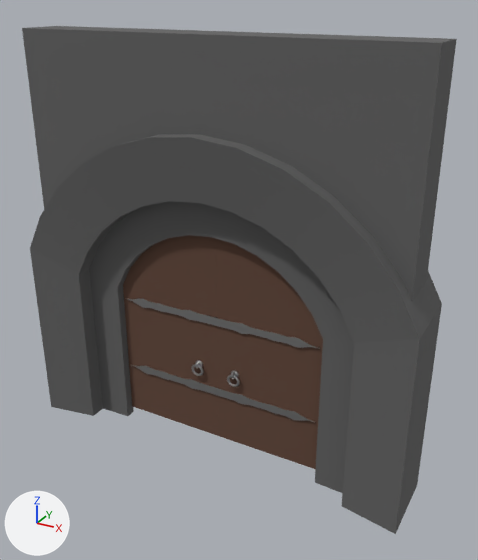
The glTF model DungeonGame/res/entity/object/door/double_door.gltf: old version first, new version second.
Camera for both pictures: a camera (50 mm lens) standing at (6.25, -10.43, 9.09) and looking at (0.46, 0.1, 3.83). Lighting does not change. The marker at lower left points along +X, +Y and +Z. Where no turn or scale is listed for an object, it has been applied to the vertices.

Names of what the first picture shows: 'Door.002', 'Door.005', 'Frame'.
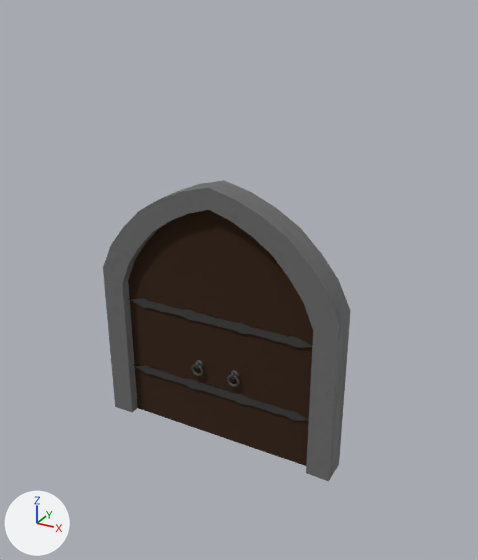
The newer file is also rescaled (x0.525) as a whole; pictures and numbers use the older file's frame.

The change, as a diff of the scene's bpy script:
```diff
--- a/DungeonGame/res/entity/object/door/double_door.gltf.py
+++ b/DungeonGame/res/entity/object/door/double_door.gltf.py
@@ img_gate_frame_roughness_png_001 @@
+img_gate_frame_roughness_png_001 = load_image('gate_frame_roughness.png.001', '../exit/gate_frame_roughness.png', 256, 256, 'Non-Color')
@@ mat_material @@
 mat_material = principled_material('Material')
-mat_material.base_color = (0.119, 0.0597, 0.0388)  # brown #614537
+mat_material.base_color = (0.0299, 0.00917, 0.0)  # brown #301800
 mat_material.roughness = 1.0
@@ mat_knob @@
 mat_knob = principled_material('Knob')
-mat_knob.base_color = (0.467, 0.467, 0.467)  # grey #b6b6b6
+mat_knob.base_color = (0.128, 0.128, 0.128)  # dark grey #646464
 mat_knob.metallic = 1.0
@@ mat_material_001 @@
+mat_material_001 = bpy.data.materials.new('Material.001')
+# colours: dark grey #6a6a6a
+# uses the picture img_gate_frame_roughness_png_001
@@ me_cube_004 @@
+me_cube_004.from_pydata(...)  # 75 vertices, 140 faces; spans x -2.71..2.71, y -0.25..0.34, z 0.0..5.73
+me_cube_004.materials.append(mat_material_001)
@@ ob_frame @@
-ob_frame = bpy.data.objects.new('Frame', me_cube_001)
-ob_frame.location = (0.0, 0.0, 0.0)
@@ ob_frame_001 @@
+ob_frame_001 = bpy.data.objects.new('Frame.001', me_cube_004)
+ob_frame_001.location = (0.0, 0.0, 0.0)
```

What differs and where, as boxes [x1, y1, x2, y2] in the pictures (478 x 560 px):
'Frame', deleted: before [22, 26, 457, 534]
'Door.005', recoloured: [215, 213, 323, 469] in both
'Frame.001', added: after [103, 180, 351, 482]
'Door.002', recoloured: [123, 210, 219, 436] in both
